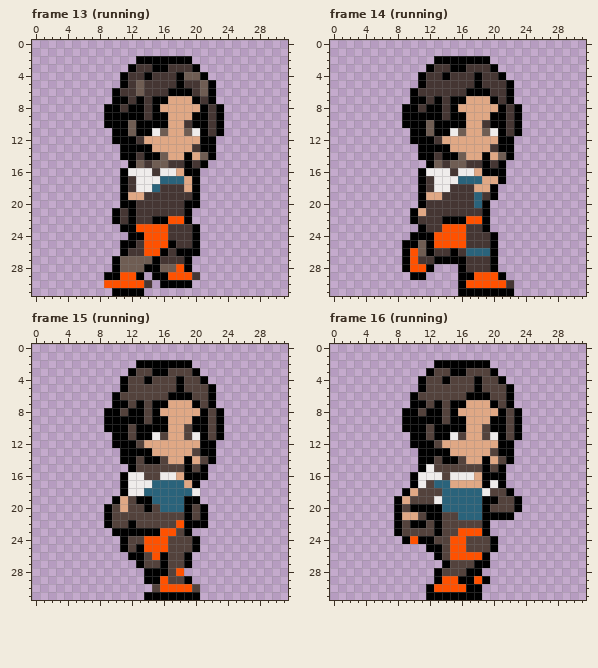
Edited in one commit: pixel-art file (game/public/assets/characters/erda.ase). Above: the version before the commit.
32x32 pixels, 16 frames. Colours within 5 levels of each other are drawn and written as one. Shown: frame 13 (running), frame 14 (running), frame 15 (running), frame 16 (running). The commit also changed other frames, which this record leaves out.
And afterwards:
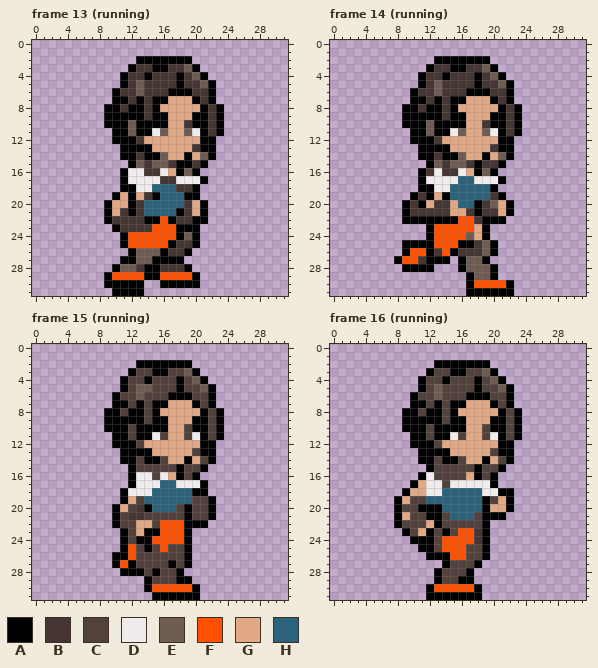
Palette (. is transparent): A #000000  B #453633  C #53423c  D #efeceb  E #6f5d53  F #ff5100  G #e0a885  H #2a637b
What changed:
Frame 13 (running), layer "Layer":
y 3: x 19 B -> E
y 4: x 19 E -> B
y 6: x 21 E -> B
y 15: x 18 B -> A
y 16: x 14 D -> B; x 17..19 DGA -> GAE
y 17: x 12 B -> D; x 16..21 HHHGA. -> BBDDDA
y 18: x 12 B -> A; x 16..17 BB -> HH; x 19 G -> B
y 19: x 10..12 .AG -> AGA; x 15..19 BBBBB -> AHHHA
y 20: x 9..11 ..A -> AGG; x 14..21 BBBBBAA. -> HHHHHBGA
y 21: x 9..10 .A -> AG; x 14..21 BBBBBA.. -> HHHHABGA
y 22: x 9..10 .A -> AB; x 12 A -> B; x 14 B -> A; x 16..21 AFFA.. -> FABBAA
y 23: x 10..14 .AAFF -> ABBBB; x 17..19 BBB -> FAA
y 24: x 11..13 .AA -> AFF; x 17..19 BBB -> FAE
y 25: x 12..13 AB -> FF
y 26: x 11..15 ABBFF -> .AEEE; x 18 A -> B; x 20 A -> .
y 27: x 10..12 AEE -> .AA; x 16..19 BBBA -> AAA.
y 28: x 13 E -> B; x 16..18 EEF -> BBB
y 29: x 10 A -> F; x 13..14 A. -> FA; x 16 A -> F; x 20 B -> A
y 30: x 9..14 FFFFFB -> AAAAA.; x 20 . -> A
Frame 14 (running), layer "Layer":
y 3: x 19 B -> E
y 4: x 20 B -> E
y 5: x 13 B -> E; x 21 B -> E
y 6: x 13 B -> E
y 15: x 18..19 BA -> AB
y 16: x 12 D -> B; x 14 D -> B; x 17..19 DGA -> GAE; x 21 A -> .
y 17: x 12 B -> D; x 18..20 HGG -> DDD
y 18: x 12 B -> A; x 15..19 BBBGG -> HHHHH
y 19: x 10..12 .AG -> ABA; x 14..17 BBBB -> AHHH; x 19..21 BA. -> HBA
y 20: x 9..10 .. -> AB; x 12 B -> G; x 15..22 BBBHA... -> GHHABEGA
y 21: x 9..11 .AG -> ABB; x 15..16 BB -> GG; x 18..22 BA... -> ABBGA
y 22: x 9 . -> A; x 11..13 BBB -> AAA; x 16 A -> F; x 18 F -> B; x 20..21 .. -> AA
y 23: x 11..13 ABB -> .AF; x 17..18 BB -> FG
y 24: x 10..11 AA -> ..; x 17..20 BBBA -> EGA.
y 25: x 11 E -> A; x 16..17 FB -> AA; x 19 B -> E
y 26: x 11 E -> F; x 14 B -> F; x 17..19 HHH -> BBE
y 27: x 8..9 .A -> AF; x 12 B -> A; x 15 A -> .; x 17..20 BBBA -> EEA.
y 28: x 10..11 FF -> AA; x 17..19 BBB -> EEE
y 29: x 10..11 AA -> ..; x 16 A -> .; x 18..21 FFFA -> EEA.
y 30: x 16..17 AF -> .A; x 22 B -> A
y 31: x 16 A -> .
Frame 15 (running), layer "Layer":
y 3: x 19 C -> E
y 4: x 20 C -> E
y 5: x 13..14 CC -> EE; x 21 C -> E
y 6: x 13 C -> E
y 15: x 18..19 CA -> AC
y 16: x 11..12 AD -> .A; x 14 C -> D; x 17..19 DGA -> GAC; x 21 A -> .
y 17: x 11..12 AD -> .A; x 15 H -> D; x 18..21 HGA. -> DDDA
y 18: x 14 H -> D; x 20..21 D. -> AA
y 19: x 10..14 AGCAA -> .AGCH; x 19..22 AA.. -> HCCA
y 20: x 9..10 AC -> .A; x 13 C -> B; x 15 C -> H; x 18 H -> C; x 21..22 A. -> CA
y 21: x 9..10 AC -> .A; x 12..13 CC -> BB; x 21..22 A. -> CA
y 22: x 9..10 AC -> .A; x 12..14 ACC -> CGG; x 16..17 CC -> FF
y 23: x 10 A -> .; x 12..13 AA -> CG; x 18 C -> F
y 24: x 13..14 CF -> AA; x 17..20 CCCA -> FFA.
y 25: x 12..15 CAFF -> FCAC; x 19..20 CA -> A.
y 26: x 10..13 ..AA -> AAFC; x 15..16 FA -> CC
y 27: x 10..13 ...A -> AFAC; x 16..17 AC -> CA
y 28: x 11..14 ...A -> AAAC; x 16 A -> C; x 18 F -> A
y 29: x 15..16 AF -> CC; x 18 C -> A
y 30: x 14..15 .C -> AF; x 20 C -> A
y 31: x 14 A -> .
Frame 16 (running), layer "Layer":
y 3: x 19 C -> E
y 4: x 20 C -> E
y 5: x 13 C -> E; x 21 C -> E
y 6: x 13 C -> E
y 15: x 11..12 AD -> .A; x 18..19 CA -> AC
y 16: x 10..11 AD -> .A; x 13 D -> C; x 15..19 DDDGA -> CCGAC; x 21 A -> .
y 17: x 11..21 DCHHGGGGADA -> GDDCDDDDDA.
y 18: x 11..13 CCC -> GDD; x 20..21 CC -> DA
y 19: x 12..13 CD -> HH; x 20..23 ACCA -> CGA.
y 20: x 10 A -> C; x 20..23 CCCA -> GGA.
y 21: x 10 G -> C; x 15 C -> H; x 18 H -> C; x 22 A -> .
y 22: x 10..12 AAC -> CCG
y 23: x 8..9 AC -> .A; x 11..14 CCAC -> GACA; x 18 F -> B
y 24: x 9..10 AF -> .A; x 14 C -> F; x 17..20 CCCA -> FBA.
y 25: x 11 . -> A; x 13..14 AC -> CF; x 19..20 CA -> A.
y 26: x 12 . -> A; x 14 C -> A; x 17..18 FF -> CC
y 27: x 19 A -> .
y 28: x 18 A -> .
y 29: x 14..15 FF -> CC; x 18..19 FA -> ..
y 30: x 17 A -> F
